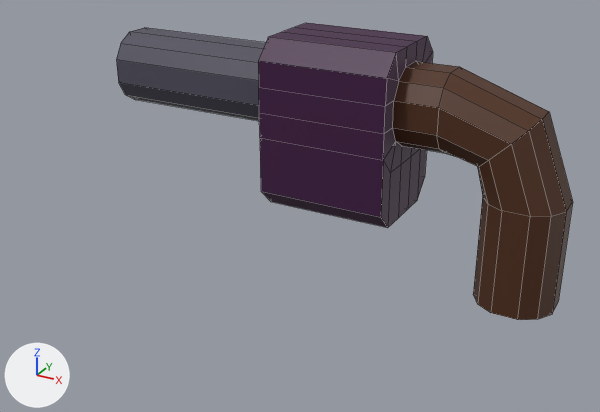
Before and after pictures for a commit that changed the Blender file blender models/Grave-olver.blend.
One viewpoint serves both versions: a 50 mm camera at (0.429, -1.88, 0.848) aimed at (-0.481, -0.225, 0.02). Lighting does not change. The marker at lower left points along +X, +Y and +Z. The picture after the commit comes second. Mesh edges are drawn as thin lines.
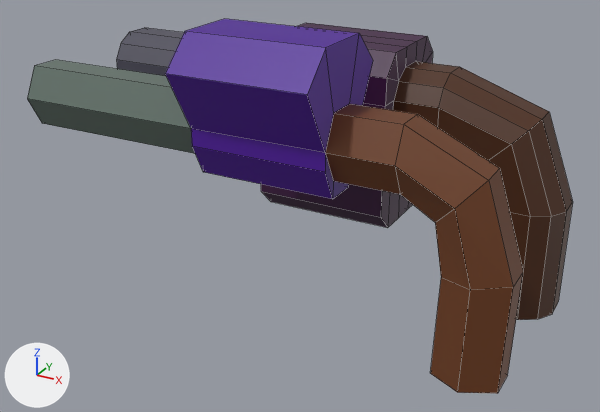
Where the change shows, as pixel boxes (x1, y1, x2, y2) in the pictures (600 x 412 px):
'Cylinder', added: after (27, 19, 523, 394)
    faces in mat_grip (brown #6f3d1c): (325, 104, 523, 394)
    faces in mat_cylinder (purple #4d0c99): (165, 19, 373, 199)
    faces in mat_barrel (grey #627168): (27, 60, 195, 153)

The edits, one by one:
Material 'barrel' (mat_barrel) is new.
Its base color is (0.121, 0.165, 0.139) (grey #627168).
Material 'grip' (mat_grip) is new.
Its base color is (0.16, 0.0472, 0.0117) (brown #6f3d1c).
Material 'cylinder' (mat_cylinder) is new.
Its base color is (0.0739, 0.00352, 0.32) (purple #4d0c99).
Mesh me_cylinder is new.
It has 58 vertices, 52 faces and spans x -13.36..0.94, y -2.04..2.04, z -1.0..0.75.
Faces by material slot: [24, 22, 6].
It uses material mat_grip (brown #6f3d1c).
It uses material mat_cylinder (purple #4d0c99).
It uses material mat_barrel (grey #627168).
Object 'Cylinder' (ob_cylinder) is new; it shows me_cylinder.
Its location is (0.02, -0.37, 0.18).
Its scale is (0.0866, 0.075, 0.4).
